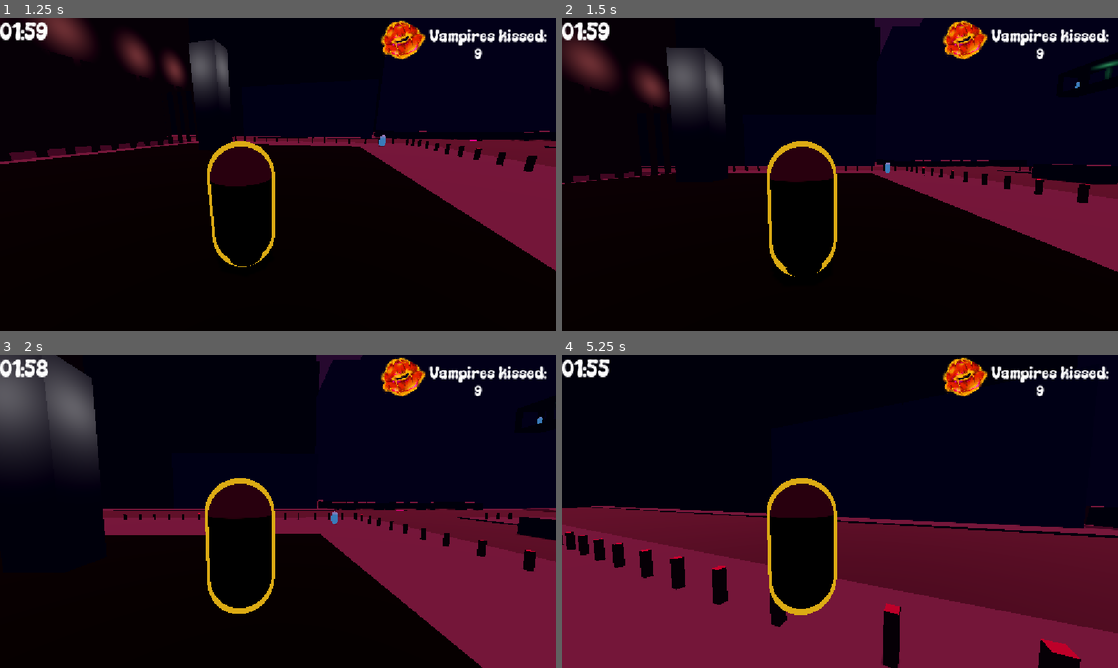
Above: before the commit, frames 1-4 (two rows, left to right).
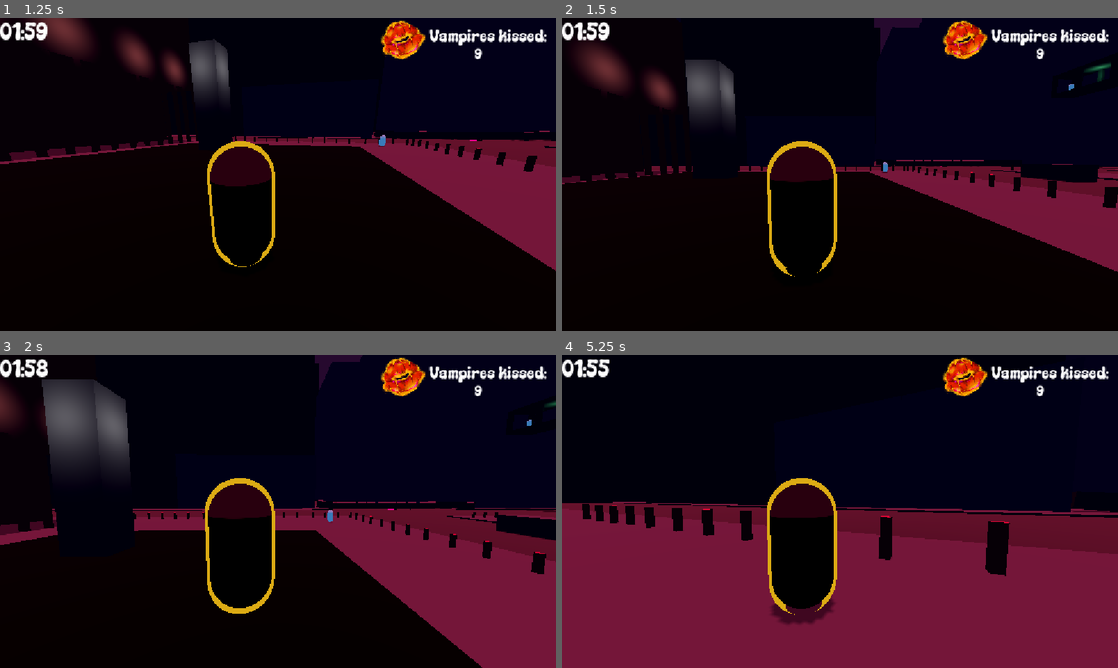
Above: after the commit, the same moments.

Repository: gamedagamez-dev/DownForTheCountGMTK2026
Game: Godot game, scene res://Scenes/UI/MainMenu/MainMenu.tscn
The game is run twice, just before and just after one commit, with the same random seed, the same clock (stepped at 60 frames per second) and the same inputs.
Inputs (mouse positions are in pixels of both pictures, inside the frame that each line leads up to):
- Up to frame 1 (1.25 s): click "Start" at 0.5 s
- Up to frame 2 (1.5 s): tap Enter at 1.25 s; move the mouse to (867, 174) at 1.27 s; hold W (move_forward) from 1.28 s (still down); hold Shift (movement_sprint) from 1.28 s (still down)
- Up to frame 3 (2 s): keep holding W (move_forward); keep holding Shift (movement_sprint); tap Space (movement_jump) at 1.52 s
- Up to frame 4 (5.25 s): keep holding W (move_forward); move the mouse to (812, 511) at 2.02 s; release Shift (movement_sprint) at 2.03 s; tap Shift (movement_sprint) at 2.1, 3.6, 5.1 s; tap Space (movement_jump) at 2.27, 3.77, 4.52 s; move the mouse to (851, 505) at 2.77 s; hold Shift (movement_sprint) 2.78-3.53 s; move the mouse to (834, 517) at 3.52 s; move the mouse to (878, 514) at 4.27 s; hold Shift (movement_sprint) 4.28-5.03 s; move the mouse to (795, 508) at 5.02 s

Frame 1 is identical in both runs. In frame 2, 4.8% of the frame differs, in the area x 0-100%, y 0-61%; in frame 3, 7.2%; in frame 4, 19%, in the area x 0-100%, y 46-100%.

Commit message:
adjust movement variables and air decceleration

Diff:
--- a/Scenes/Player/player_3d.gd
+++ b/Scenes/Player/player_3d.gd
@@ -8,6 +8,8 @@
 @export var wall_jump_force = 6.0
 @export var coyote_time = 0.15
 @export var jump_buffer_time = 0.15
+@export var acceleration: float = 30.0
+@export var friction: float = 90.0
 var coyote_timer = 0.0
 var jump_buffer_timer = 0.0
 
@@ -103,11 +105,12 @@
 	var direction := (forward * input_dir.y + right * input_dir.x).normalized()
 
 	if direction:
-		velocity.x = direction.x * (speed + (sprint_speed * int(sprinting)))
-		velocity.z = direction.z * (speed + (sprint_speed * int(sprinting)))
-	else:
-		velocity.x = move_toward(velocity.x, 0, speed)
-		velocity.z = move_toward(velocity.z, 0, speed)
+		velocity.x = move_toward(velocity.x, direction.x * (speed + (sprint_speed * int(sprinting))), acceleration * delta)
+		velocity.z = move_toward(velocity.z, direction.z * (speed + (sprint_speed * int(sprinting))), acceleration * delta)
+	elif is_on_floor():
+		velocity.x = move_toward(velocity.x, 0, friction * delta)
+		velocity.z = move_toward(velocity.z, 0, friction * delta)
+	# else: airborne with no input -> keep current horizontal velocity (no deceleration)
 
 	move_and_slide()
 
